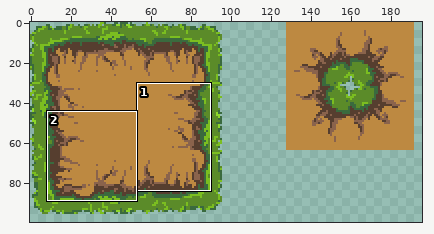
Edited in one commit: sprite sheet (Assets/tileset.png). The first picture is a wide view before the edit; the outline marks the close-up.
Close-up. First the earlier version:
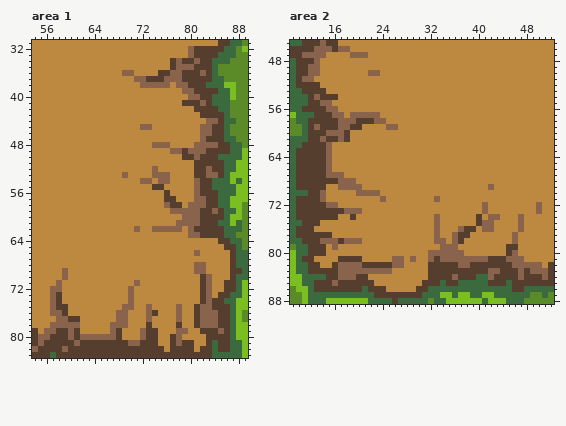
The file is 200x200 pixels. Shown: area 1: x 54..89, y 31..83; area 2: x 9..52, y 45..88. The wide view leaves out empty margins.
New version:
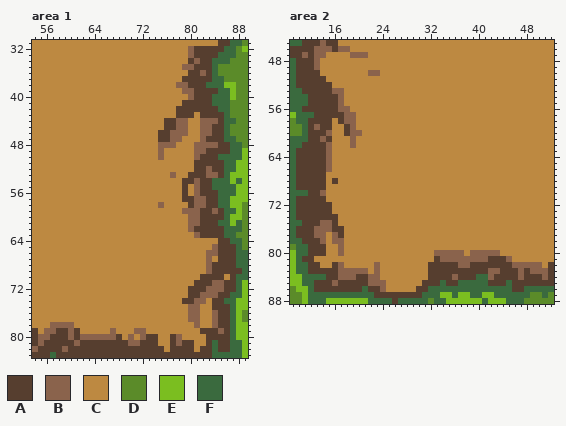
Palette (. is transparent): A #563e2f  B #8a634c  C #bd8941  D #5b8b29  E #7bbe20  F #3a6a3e
Difference:
Area 1:
y 34: x 77..79 ABA -> CCC
y 35: x 77..78 AB -> CC
y 36: x 69..70 BB -> CC; x 75..79 AABBA -> CCCCC
y 37: x 71..78 BBAAABBB -> CCCCCCCC
y 38: x 72..76 BBBBB -> CCCCC
y 40: x 81 B -> A
y 41: x 82 B -> A
y 42..43: x 78..80 CCC -> AAA
y 44: x 76..79 CCCC -> AABB; x 82 C -> B
y 45: x 72..73 BB -> CC; x 76..79 CCCC -> AABB
y 46: x 75..79 CCCCC -> AABBB
y 47: x 75..78 CCCC -> AABB
y 48: x 74 B -> C; x 77 C -> B
y 49: x 75 C -> B; x 77..80 BBAB -> CCCC
y 50: x 75 C -> B; x 79..80 AA -> CC
y 52: x 74 B -> C
y 53: x 69 B -> C; x 74..77 BBBC -> CCCB; x 80 C -> A
y 54: x 72..73 BB -> CC; x 75..76 BB -> CC; x 79..80 CC -> AA
y 55: x 74..75 AA -> CC; x 79 C -> A
y 56: x 76 A -> C; x 79 C -> A
y 57: x 76..77 AA -> CC; x 79..80 CC -> AA
y 58: x 75..78 CBAA -> BCCC; x 80 B -> A
y 59: x 77..78 BB -> CC
y 60: x 79 B -> C
y 61: x 78..79 BB -> CC
y 62: x 71 B -> C; x 74..78 BBBBB -> CCCCC
y 63: x 80 B -> C
y 65: x 84..85 CC -> BA
y 66: x 81 B -> C; x 83..86 CCCC -> BBAA
y 67: x 83 C -> B; x 85..86 CC -> AA
y 68: x 81..86 BBCCCC -> CCBAAA
y 69: x 59 B -> C; x 81..86 BBCCCC -> CCBAAA
y 70: x 59 B -> C; x 83..85 BCC -> AAA
y 71: x 58 B -> C; x 71 B -> C; x 81 C -> A; x 83..85 BCC -> ABB
y 72: x 57..58 BB -> CC; x 70 B -> C; x 80..81 CC -> AA; x 84..85 CC -> BB
y 73: x 57..58 BA -> CC; x 70 B -> C; x 80..82 CCA -> AAB; x 84 C -> B
y 74: x 57..58 BA -> CC; x 70 B -> C; x 79..83 CCCAB -> AABBC
y 75: x 57..59 BAA -> CCC; x 69..70 BB -> CC; x 73 B -> C; x 78 B -> C; x 80..83 CABB -> BBCC
y 76: x 57..59 BBA -> CCC; x 68..69 BB -> CC; x 73..74 BA -> CC; x 78 B -> C; x 80..83 CABB -> BBCC
y 77: x 58..61 BBAA -> CCCC; x 68..69 BB -> CC; x 73 B -> C; x 78 B -> C; x 80..83 CABB -> BBCC
y 78: x 61 B -> C; x 67..69 BBB -> CCC; x 73 A -> C; x 78 A -> C; x 81..83 ABB -> BCC
y 79: x 68 A -> C; x 71 C -> B; x 73..74 AA -> CC; x 78..79 BB -> CC
y 80: x 70 C -> B
Area 2:
y 47: x 12 B -> A
y 49: x 12 B -> A
y 50: x 12..13 BB -> AA
y 51: x 11..14 BBCC -> AAAA
y 52: x 14..15 CC -> AA
y 53: x 15..17 CCC -> ABB
y 54: x 13 B -> A; x 17 C -> B
y 55: x 14..17 BBCC -> AAAB
y 56: x 15..18 BBCC -> AABB
y 57: x 16..18 BBC -> AAB; x 20..23 BBBB -> CCCC
y 58: x 16..17 AB -> CA; x 20..24 AAABB -> CCCCC
y 59: x 16..20 ABBAA -> CCABC; x 25..26 BB -> CC
y 60: x 16..17 BB -> CC; x 19..20 CC -> BB
y 61: x 16..19 ABAC -> CCCB
y 62: x 19 C -> B
y 67: x 15..17 BBB -> CCC
y 68: x 15 A -> C; x 17..19 BBB -> CCC
y 69: x 17..20 BBBB -> CCCC; x 42 B -> C
y 70: x 20..23 BBBB -> CCCC
y 71: x 14 B -> A; x 24 B -> C; x 33 B -> C
y 72: x 15..16 BB -> AC; x 41 B -> C; x 50 B -> C
y 73: x 16..20 AABBB -> CCCCC; x 41 B -> C; x 50 B -> C
y 74: x 19 A -> C; x 33 B -> C; x 40 A -> C; x 42..43 BB -> CC; x 47 B -> C
y 75: x 14..16 CCC -> BBA; x 33 B -> C; x 40..42 ABB -> CCC; x 47 B -> C
y 76: x 13..17 CCCCC -> BBBAA; x 33 B -> C; x 37..39 BAA -> CCC; x 41..42 BB -> CC; x 47 B -> C
y 77: x 13..17 AAACC -> BBCBA; x 33 B -> C; x 36..38 BAA -> CCC; x 46 B -> C
y 78: x 15 B -> C; x 17..20 ABBB -> BCCC; x 33..34 BB -> CC; x 36..37 BA -> CC; x 46 B -> C
y 79: x 16..17 BC -> CB; x 34..36 BBB -> CCC; x 45..46 AA -> CC
y 80: x 17 C -> B; x 32 B -> C; x 39..43 CCCCC -> BBBBB; x 45..46 AB -> CC
y 81: x 17..20 AAAA -> CCCC; x 26..27 BB -> CC; x 29 B -> C; x 32 B -> C; x 46..47 BB -> CC
y 82: x 18..27 BBBAAAAABB -> CCCCCBCCCC
y 83: x 22 B -> C; x 24..25 BB -> CC
y 84: x 22..23 CC -> BB
y 85: x 22..24 ACC -> BBB
y 86: x 24 A -> B
